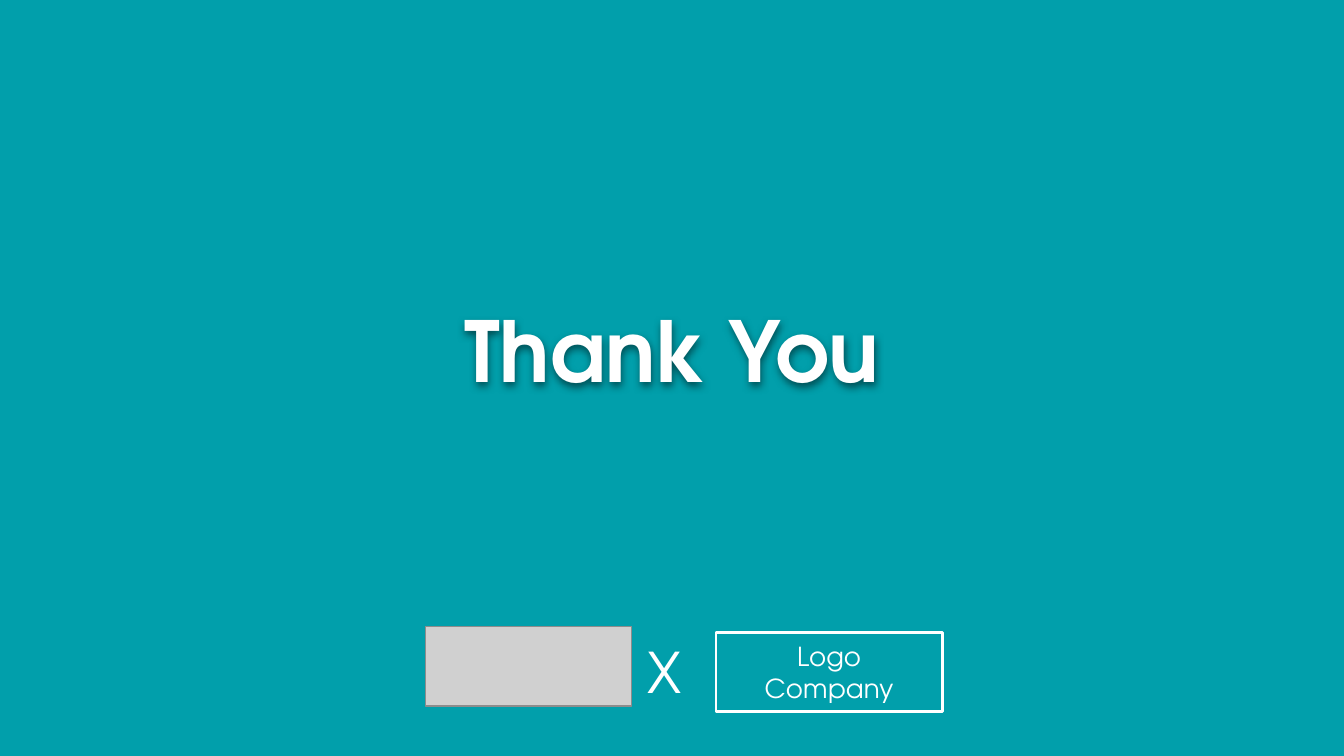
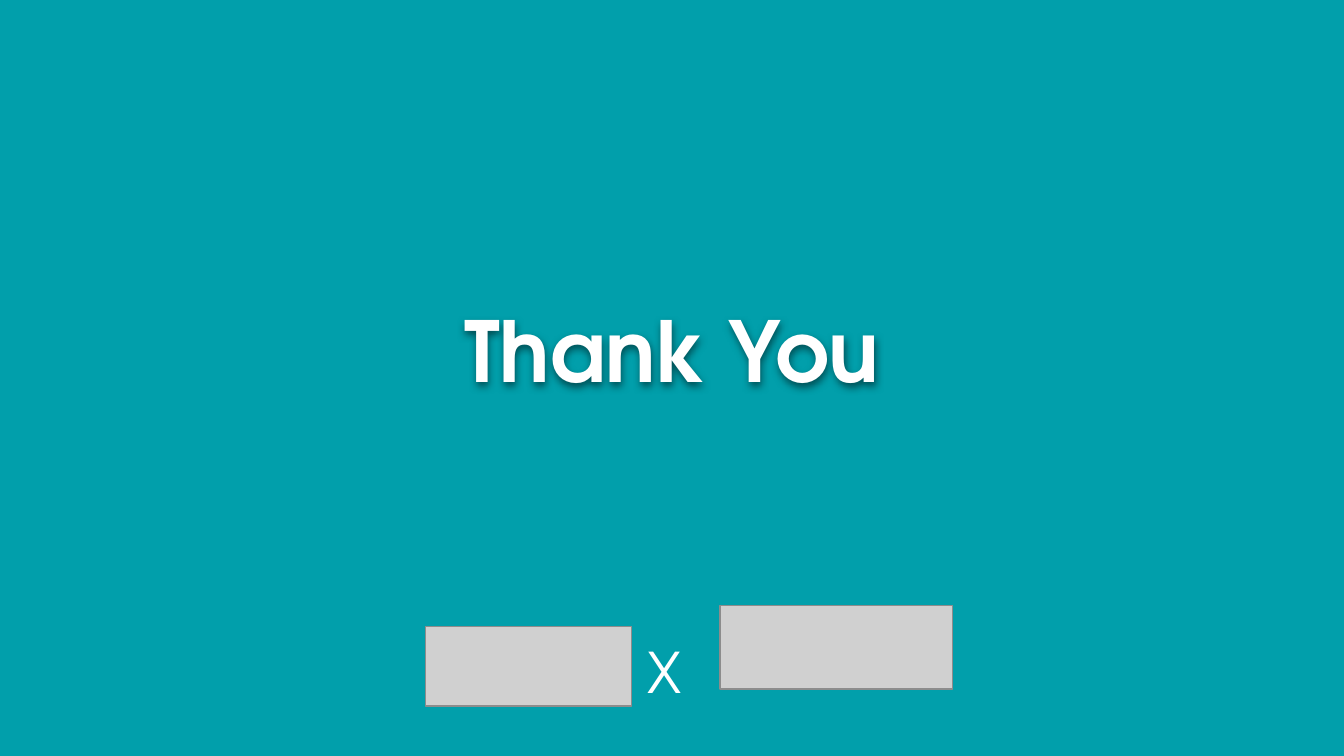
Before and after one commit to Podjan/PBI_Rakamin_KimiaFarma, a slide deck: slide 20 of Final Task_Kimia Farma_Big Data Analytics__Mohammad Fauzan.pptx. Drawn at 1344x756 pixels with LibreOffice and Linux fonts; fonts in the diff are those of the drawing; grey boxes stand for pictures; background and template pictures are left out. Boxes give left, top, right and bottom in pixels: in the first picture for what was removed or moved away, otherwise in the second. Text is boxed around its words. In the diff, an @@ line names an element or a change of style, - is before the commit and + after.

Commit message:
final commit

```diff
--- a/Final Task_Kimia Farma_Big Data Analytics__Mohammad Fauzan.pptx
+++ b/Final Task_Kimia Farma_Big Data Analytics__Mohammad Fauzan.pptx
@@ picture added at (720, 605, 953, 688) @@
@@ rectangle removed at (716, 632, 942, 711) @@
-Logo Company
```
Also in this commit, not shown: 2 other slides changed.
